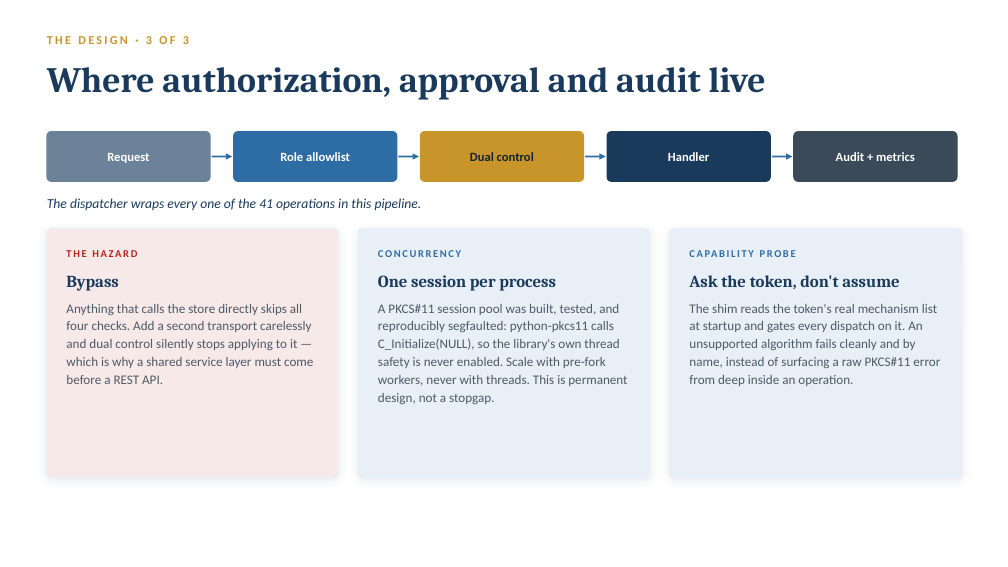
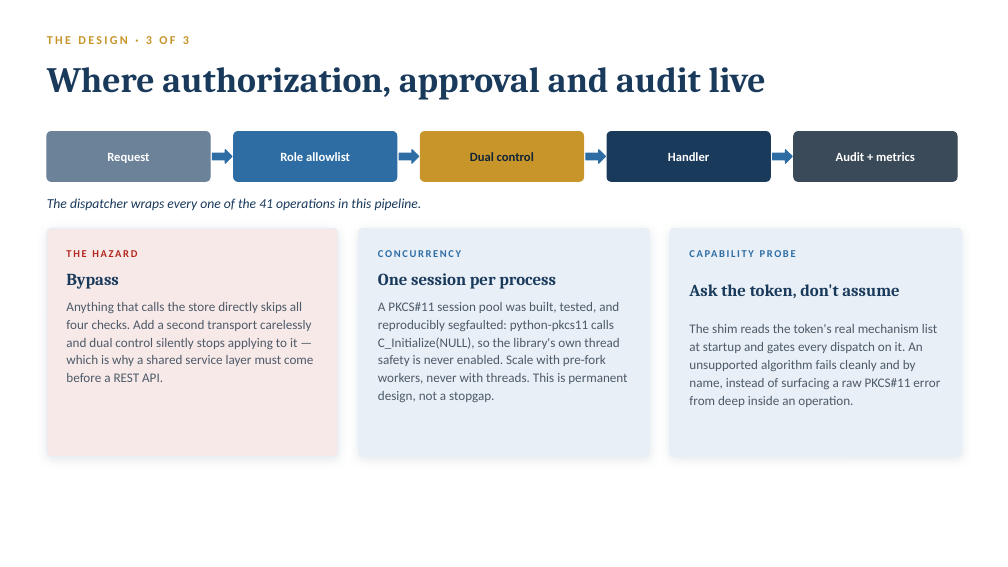
Before and after one commit to Gaillotte/Noida, a slide deck: slide 7 of KMIP_PKCS11_Overview_Deck.pptx. Drawn at 1008x567 pixels with LibreOffice and Linux fonts; fonts in the diff are those of the drawing. Boxes give left, top, right and bottom in pixels: in the first picture for what was removed or moved away, otherwise in the second. Text is boxed around its words. In the diff, an @@ line names an element or a change of style, - is before the commit and + after.

```diff
--- a/KMIP_PKCS11_Overview_Deck.pptx
+++ b/KMIP_PKCS11_Overview_Deck.pptx
@@ arrow removed from (212, 157) to (232, 157) @@
@@ right arrow added at (212, 150, 232, 163), fill #2E6DA4, outline #2E6DA4 1 pt @@
@@ arrow removed from (399, 157) to (419, 157) @@
@@ right arrow added at (399, 150, 419, 163), fill #2E6DA4, outline #2E6DA4 1 pt @@
@@ arrow removed from (585, 157) to (606, 157) @@
@@ right arrow added at (586, 150, 606, 163), fill #2E6DA4, outline #2E6DA4 1 pt @@
@@ arrow removed from (772, 157) to (792, 157) @@
@@ right arrow added at (773, 150, 792, 163), fill #2E6DA4, outline #2E6DA4 1 pt @@
@@ rounded rectangle: place and size @@
-rounded rectangle at (47, 228, 338, 478)
+rounded rectangle at (47, 228, 338, 457)
@@ proportions changed in 3 elements at (670, 228, 962, 457), (47, 228, 338, 457), (358, 228, 650, 457) @@
@@ rounded rectangle: place and size @@
-rounded rectangle at (358, 228, 650, 478)
+rounded rectangle at (358, 228, 650, 457)
@@ rounded rectangle: place and size @@
-rounded rectangle at (670, 228, 962, 478)
+rounded rectangle at (670, 228, 962, 457)
@@ text "Ask the token, don't assume": place and size @@
-text "Ask the token, don't assume" at (689, 275, 899, 289)
+text "Ask the token, don't assume" at (689, 284, 899, 298)
@@ text "The shim reads the token's ...": place and size @@
-text "The shim reads the token's ..." at (689, 304, 940, 386)
+text "The shim reads the token's ..." at (689, 324, 940, 407)
```
Also in this commit, not shown: 8 other slides changed, 4 other files.
